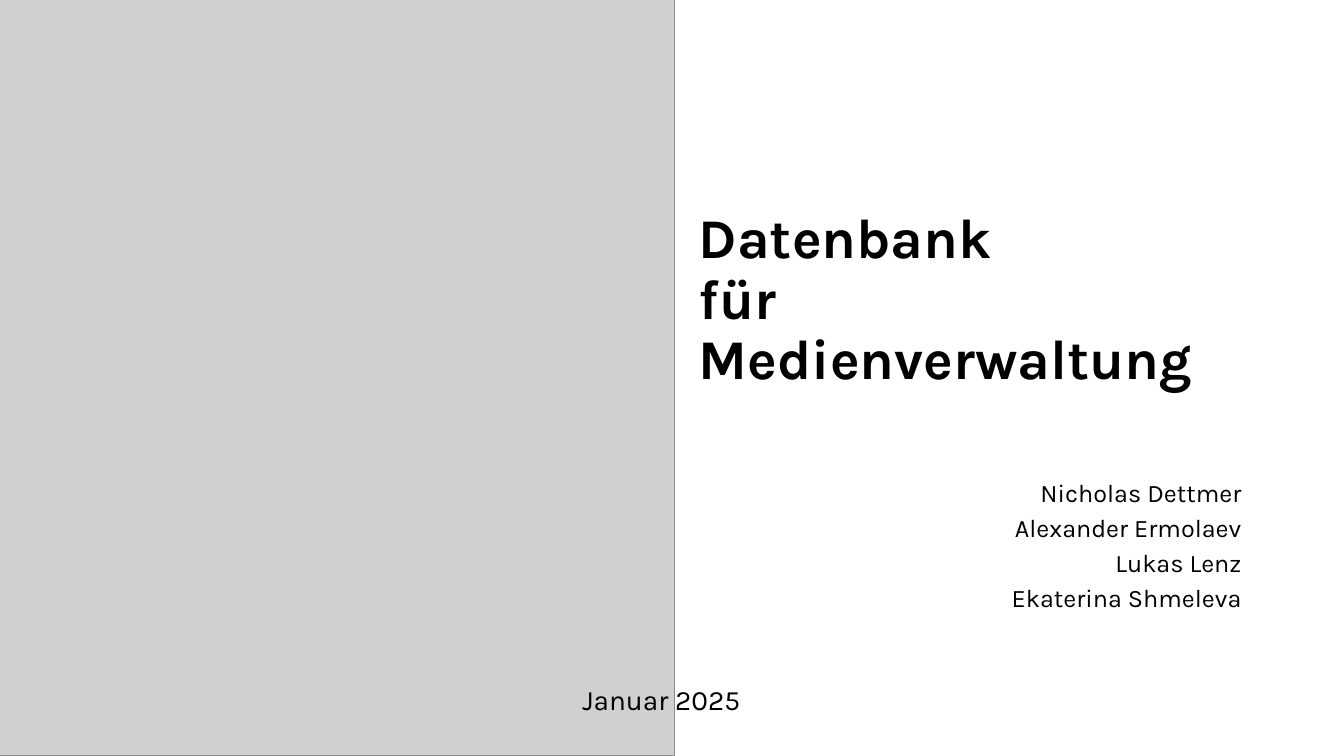
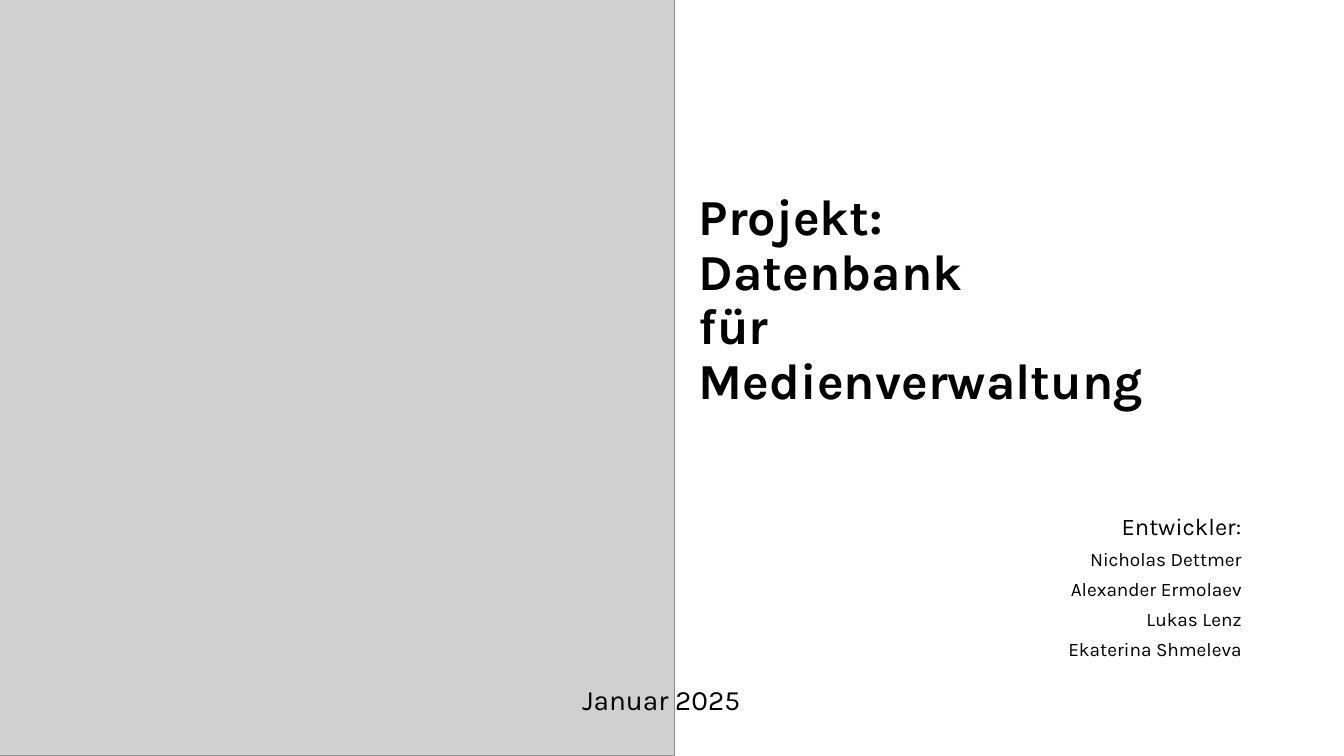
Before and after one commit to EkaterinaShmeleva/MediaManagementSystem, a slide deck: slide 1 of Medienverwaltungsdatenbank Gruppe1.pptx. Drawn at 1344x756 pixels with LibreOffice and Linux fonts; fonts in the diff are those of the drawing; grey boxes stand for pictures. Boxes give left, top, right and bottom in pixels: in the first picture for what was removed or moved away, otherwise in the second. Text is boxed around its words. In the diff, an @@ line names an element or a change of style, - is before the commit and + after.

```diff
--- a/Medienverwaltungsdatenbank Gruppe1.pptx
+++ b/Medienverwaltungsdatenbank Gruppe1.pptx
@@ title at (699,199,1143,411): text changed; size 40 to 36 pt @@
-Datenbank
-für Medienverwaltung
+Projekt:
+Datenbank
+für Medienverwaltung
@@ subtitle "Entwickler:": place and size @@
-subtitle "Entwickler:" at (1012,484,1242,608)
+subtitle "Entwickler:" at (1068,518,1242,657)
@@ subtitle at (1122,518,1242,536): paragraph added @@
+Entwickler:
@@ subtitle at (1068,553,1242,657): size 18 to 13.6 pt in "Nicholas Dettmer", "Alexander Ermolaev", "Lukas Lenz", "Ekaterina Shmeleva" @@
```
Also in this commit, not shown: 12 other slides changed, 1 slide added, 1 slide removed, 1 other file.
